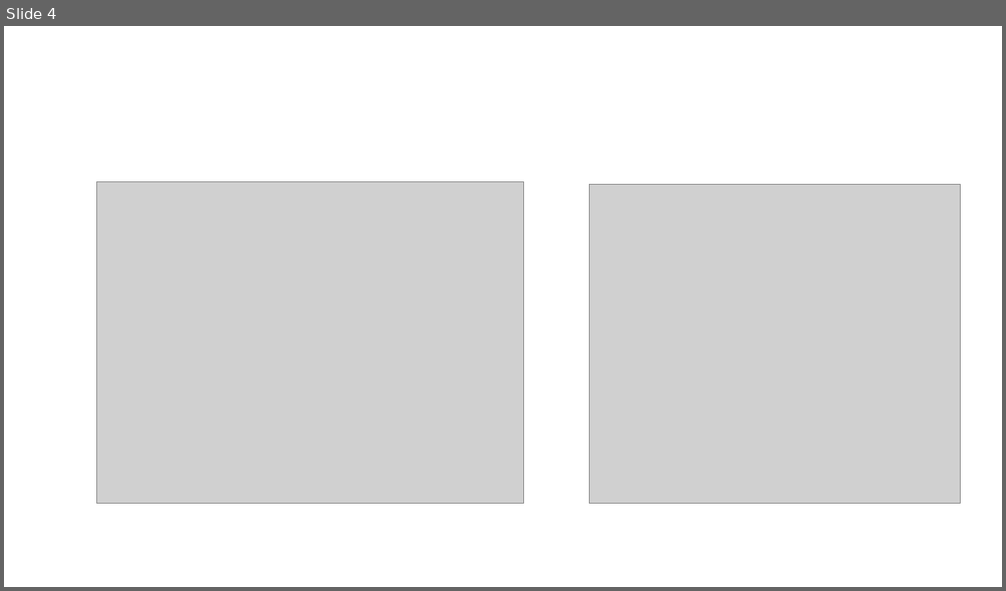
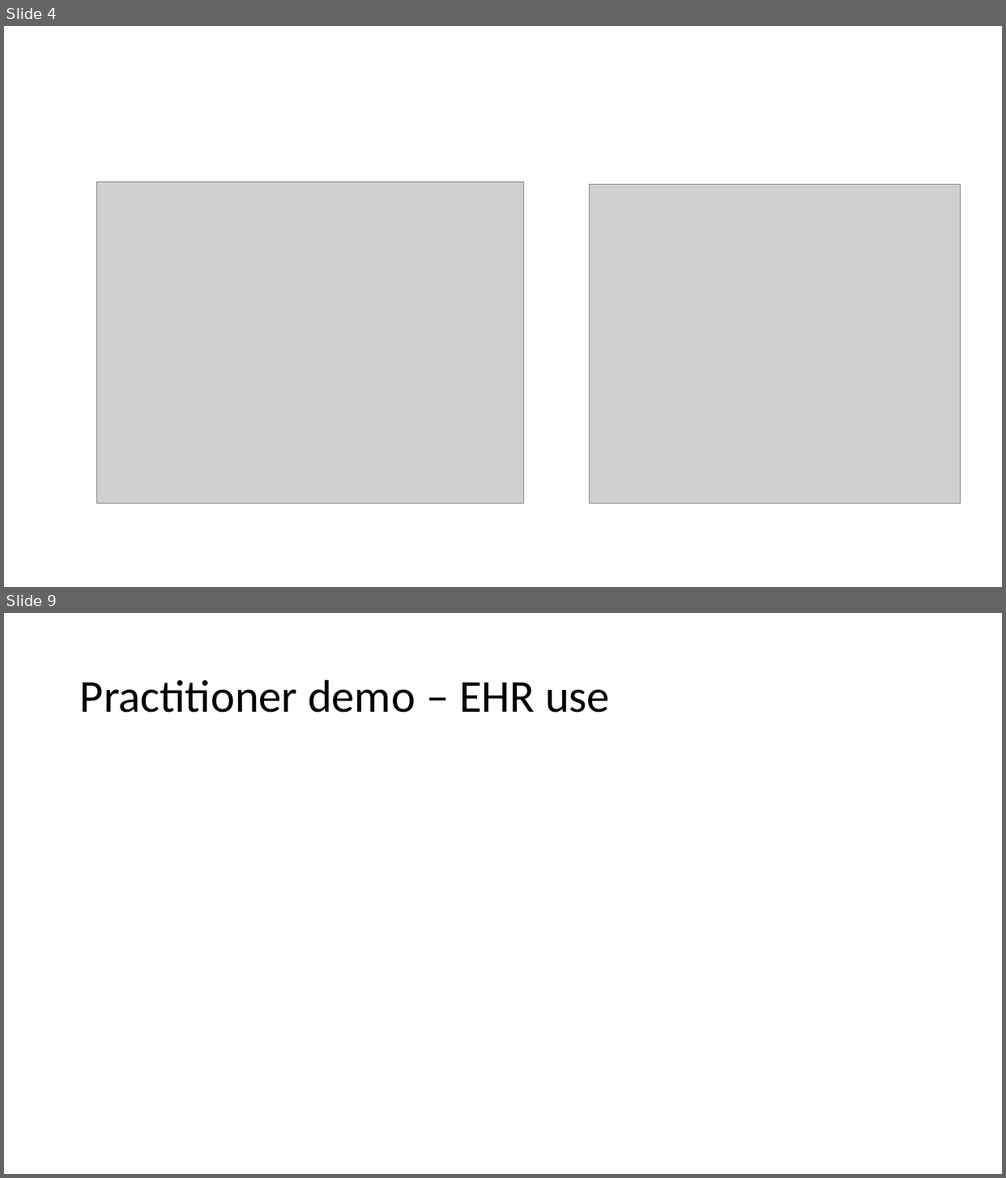
Before and after one commit to katwang/BST-260-Final-Project, a slide deck: Screen Cast.pptx. Shown one above the other, each under a label of ours: slide 4 before the commit, slides 4 and 9 after it; the slides between them are not shown. The pictures are 1006x591 and 1006x1178 pixels, drawn with LibreOffice and Linux fonts; fonts in the diff are those of the drawing; grey boxes stand for pictures. Boxes give left, top, right and bottom in pixels: in the first picture for what was removed or moved away, otherwise in the second. Text is boxed around its words. In the diff, an @@ line names an element or a change of style, - is before the commit and + after.

```diff
--- a/Screen Cast.pptx
+++ b/Screen Cast.pptx
@@ slide 9 added at [4, 613, 1002, 1174], background #FFFFFF @@
@@ title added at [80, 679, 610, 713], 44 pt, text #000000 @@
+Practitioner demo – EHR use
```
Also in this commit, not shown: 1 slide changed, 5 other slides added, 9 other files.
